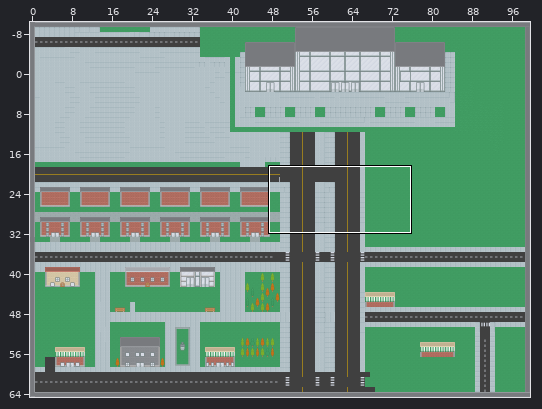
Level history. Tiled map: libgdx/android/assets/house_road.tmx. Above, an overview of the earlier version with the close-up marked.
Close-up. The starting point:
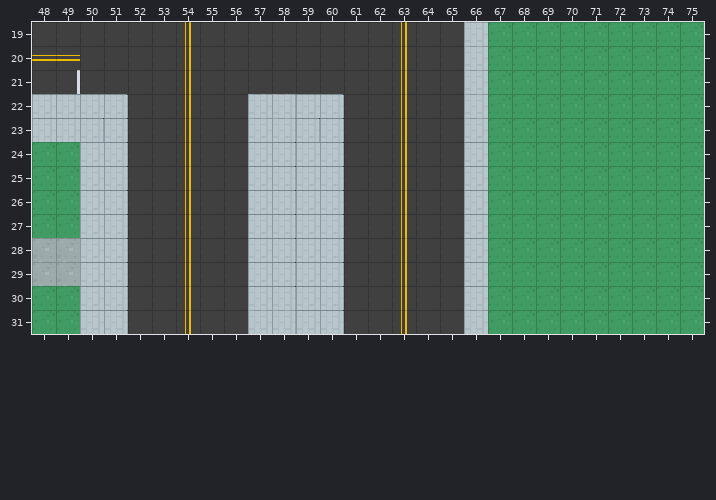
Cells are 16x16 px. Shown: x 48..75, y 19..31. The commit also changed other parts of the map, which this record leaves out. The old version is drawn lined up with the new one.
And afterwards:
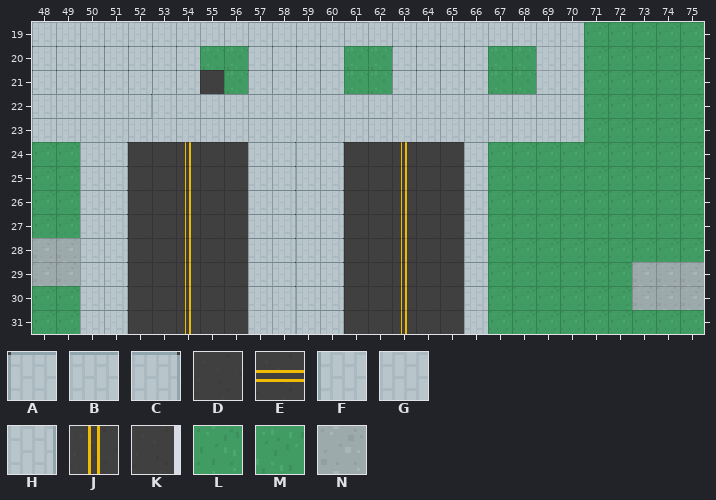
Key: from "roguelikeCity_magenta": A 709, B 710, C 711, D 714, E 716, F 746, G 747, H 748, J 753, K 794, L 888, M 889, N 890.
_ is an empty cell.
Difference:
{"change": "map size 100x75 -> 100x65 cells (old content now starts at 0,-10; both pictures use the new coordinates)"}
{"where": "layer \"background\""}
{"y":29,"x":73,"old":"LLL","new":"NNN"}
{"y":30,"x":73,"old":"LLL","new":"NNN"}
{"where": "layer \"road\""}
{"y":19,"x":48,"old":"DDDDDDJDDDDDDDDJDD","new":"GGGGGGGGGBBBBBGGGG"}
{"y":19,"x":67,"old":"____","new":"GGGB"}
{"y":20,"x":48,"old":"EEDDDDJDDDDDDDDJDDG","new":"AAAAAAAMMAAAAMMAAAA"}
{"y":20,"x":69,"old":"__","new":"FG"}
{"y":21,"x":48,"old":"DKDDDDJ","new":"AAAAAAA"}
{"y":21,"x":56,"old":"DDDDDDDJDDG","new":"MAAAAMMAAAA"}
{"y":21,"x":69,"old":"__","new":"FG"}
{"y":22,"x":51,"old":"CDDJDDGH","new":"BCBBBBBB"}
{"y":22,"x":60,"old":"CDDJDDG____","new":"BBBBBBBBBBB"}
{"y":23,"x":50,"old":"CCDDJDDGHCCDDJDD","new":"BBBGBBBBBBBBBGGG"}
{"y":23,"x":67,"old":"____","new":"BBBB"}
